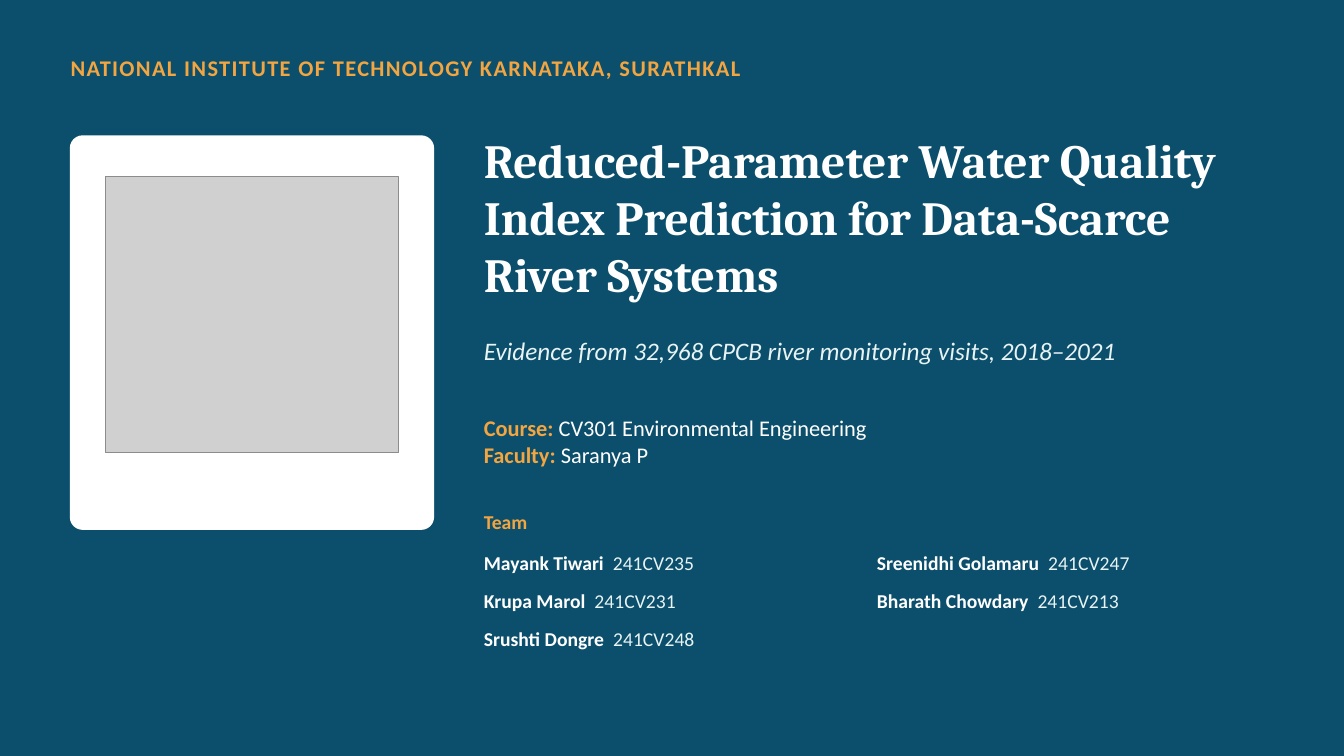
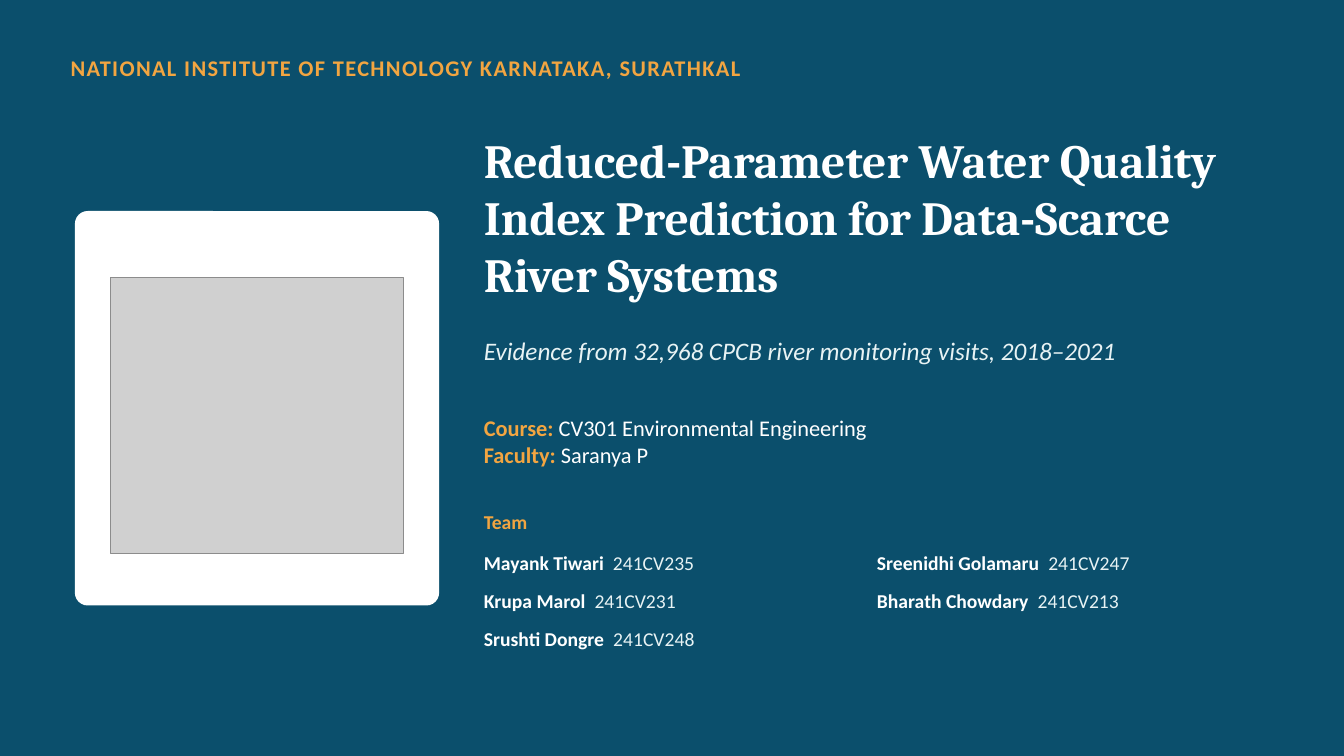
Before and after one commit to M4yankkkk/aquamin, a slide deck: slide 1 of report/slides/WQI_Reduced_Parameters.pptx. Drawn at 1344x756 pixels with LibreOffice and Linux fonts; fonts in the diff are those of the drawing; grey boxes stand for pictures. Boxes give left, top, right and bottom in pixels: in the first picture for what was removed or moved away, otherwise in the second. Text is boxed around its words. In the diff, an @@ line names an element or a change of style, - is before the commit and + after.

```diff
--- a/report/slides/WQI_Reduced_Parameters.pptx
+++ b/report/slides/WQI_Reduced_Parameters.pptx
@@ rounded rectangle: place and size @@
-rounded rectangle at (71, 136, 434, 529)
+rounded rectangle at (76, 212, 439, 605)
@@ picture: place and size @@
-picture at (106, 176, 398, 453)
+picture at (111, 277, 403, 554)
```
Also in this commit, not shown: 8 other slides changed.
